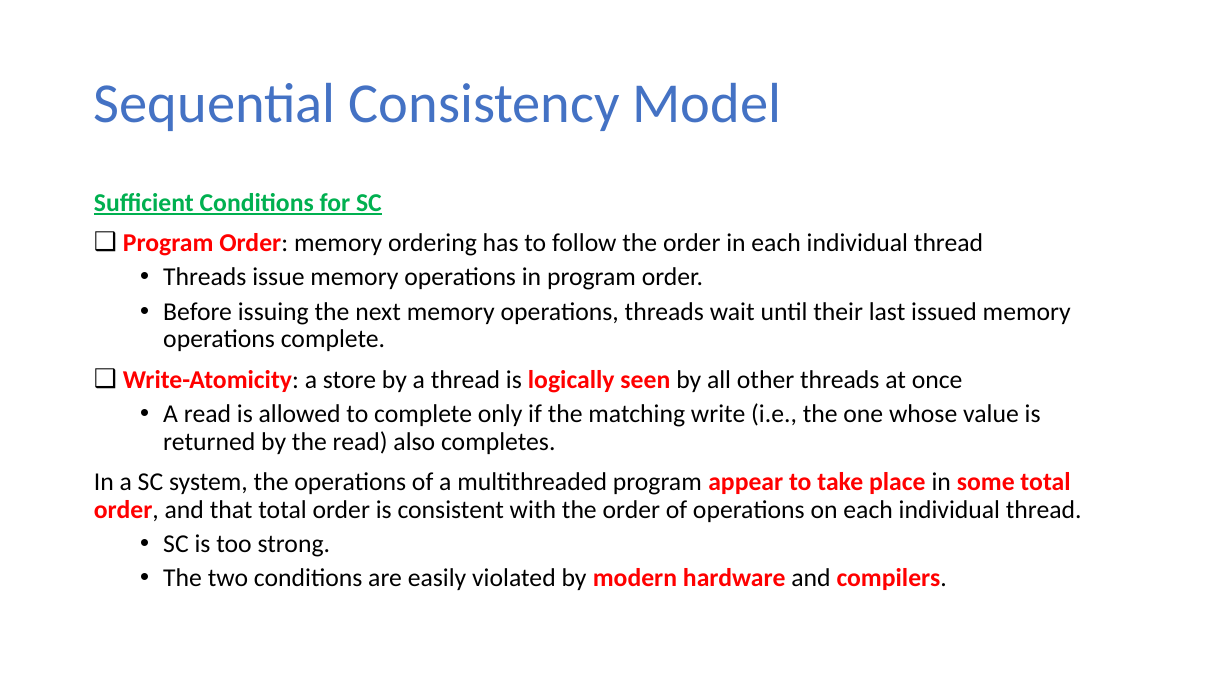
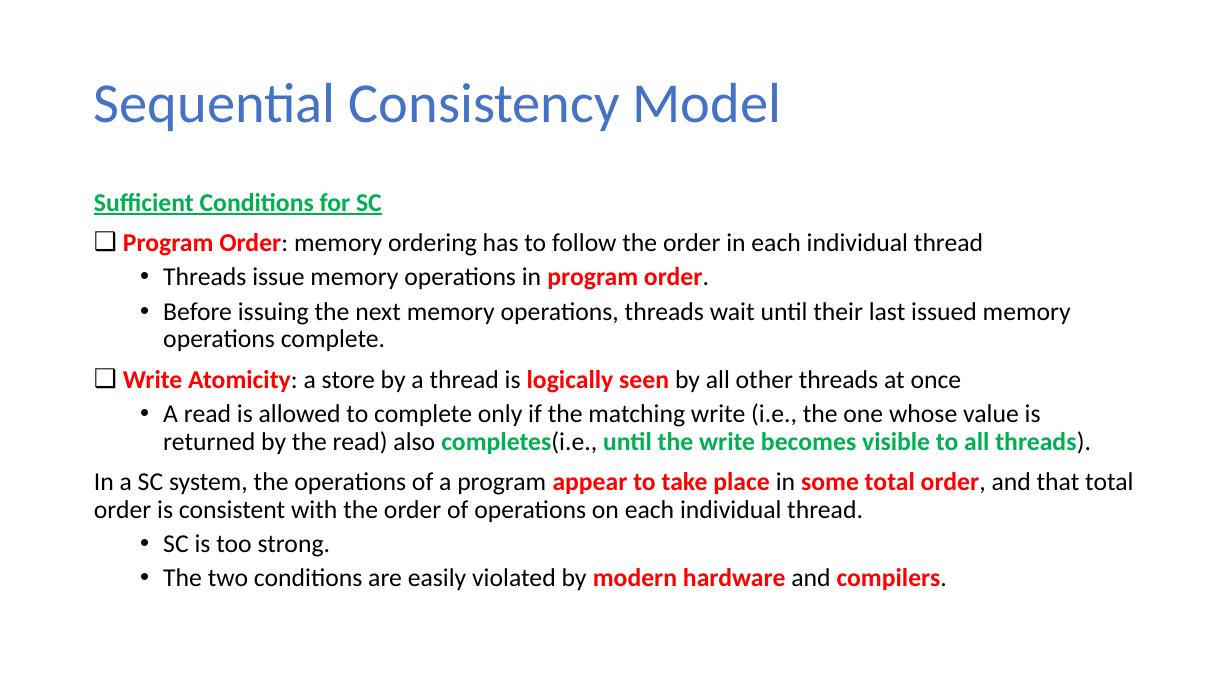
Before and after one commit to ekkapotc/PC, a slide deck: slide 8 of Slides/Lecture 9.pptx (slide 6 before the commit). Drawn at 1232x693 pixels with LibreOffice and Linux fonts; fonts in the diff are those of the drawing. Boxes give left, top, right and bottom in pixels: in the first picture for what was removed or moved away, otherwise in the second. Text is boxed around its words. In the diff, an @@ line names an element or a change of style, - is before the commit and + after.

```diff
--- a/Slides/Lecture 9.pptx
+++ b/Slides/Lecture 9.pptx
@@ text at [163,267,709,290]: text colour #000000 to #FF0000, bold on in "program order." @@
@@ text at [94,370,1133,522]: text changed @@
-❑ Write-Atomicity: a store by a thread is logically seen by all other threads at once
-  • A read is allowed to complete only if the matching write (i.e., the one whose value is returned by the read) also completes.
-In a SC system, the operations of a multithreaded program appear to take place in some total order, and that total order is consistent with the order of operations on each individual thread.
+❑ Write Atomicity: a store by a thread is logically seen by all other threads at once
+  • A read is allowed to complete only if the matching write (i.e., the one whose value is returned by the read) also completes(i.e., until the write becomes visible to all threads).
+In a SC system, the operations of a program appear to take place in some total order, and that total order is consistent with the order of operations on each individual thread.
```
Also in this commit, not shown: 6 other slides changed, 2 slides added, 1 other file.
